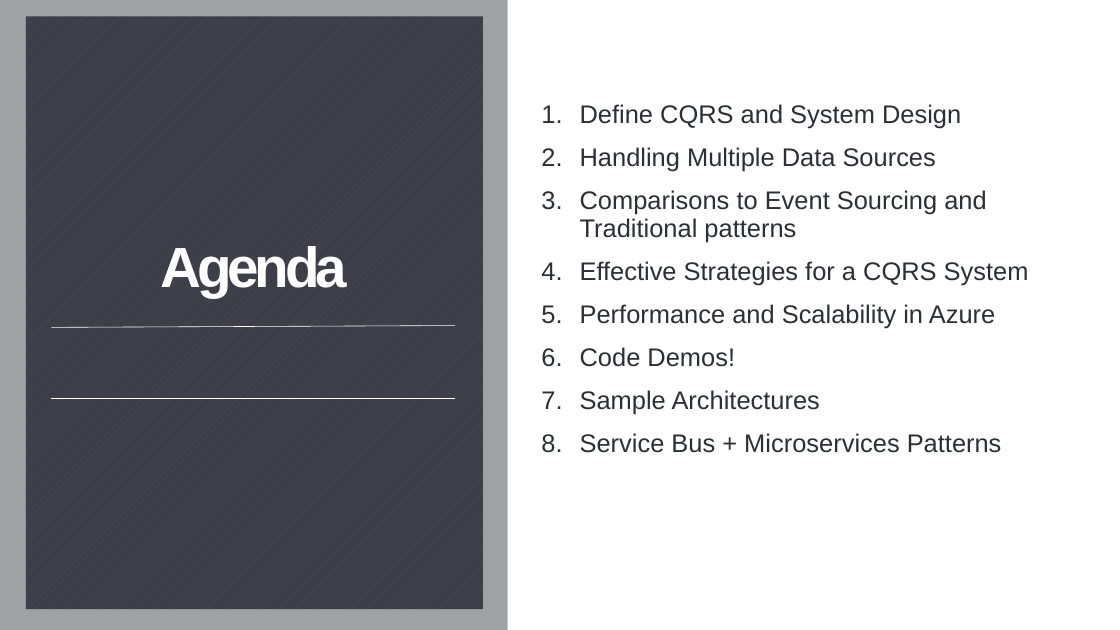
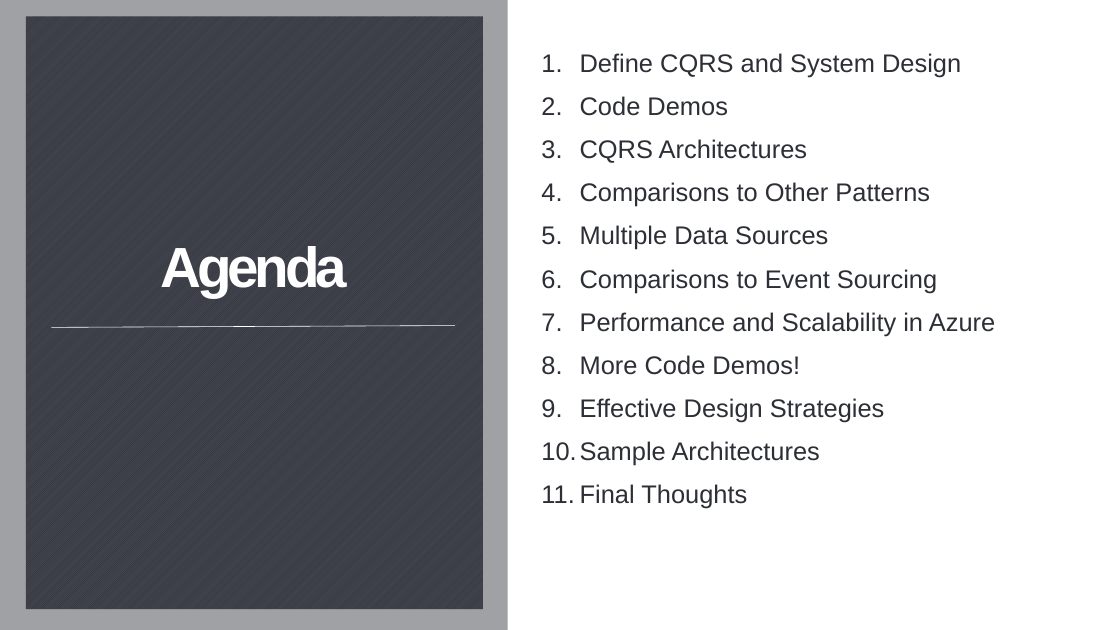
Before and after one commit to FrameworkFactory/cqrs-presentation, a slide deck: slide 2 of docs/Presentation.pptx. Drawn at 1120x630 pixels with LibreOffice and Linux fonts; fonts in the diff are those of the drawing. Boxes give left, top, right and bottom in pixels: in the first picture for what was removed or moved away, otherwise in the second. Text is boxed around its words. In the diff, an @@ line names an element or a change of style, - is before the commit and + after.

Commit message:
Presentation update

```diff
--- a/docs/Presentation.pptx
+++ b/docs/Presentation.pptx
@@ text at (580, 96, 937, 293): text changed @@
-2. Handling Multiple Data Sources
-3. Comparisons to Event Sourcing and Traditional patterns
-4. Effective Strategies for a CQRS System
+2. Code Demos
+3. CQRS Architectures
+4. Comparisons to Other Patterns
+5. Multiple Data Sources
+6. Comparisons to Event Sourcing
@@ text at (580, 355, 884, 422): text changed @@
-6. Code Demos!
+8. More Code Demos!
+9. Effective Design Strategies
@@ line removed from (51, 398) to (455, 398) @@
@@ text at (580, 484, 747, 508): text changed @@
-8. Service Bus + Microservices Patterns
+11. Final Thoughts
```
Also in this commit, not shown: 6 other slides changed, 12 slides added, 10 slides removed.
